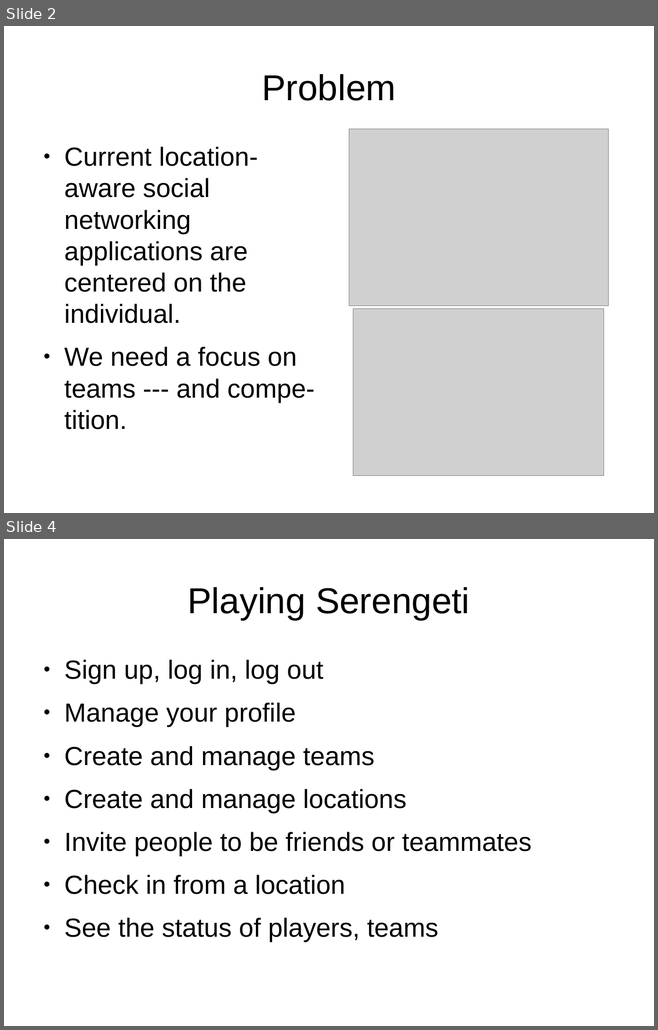
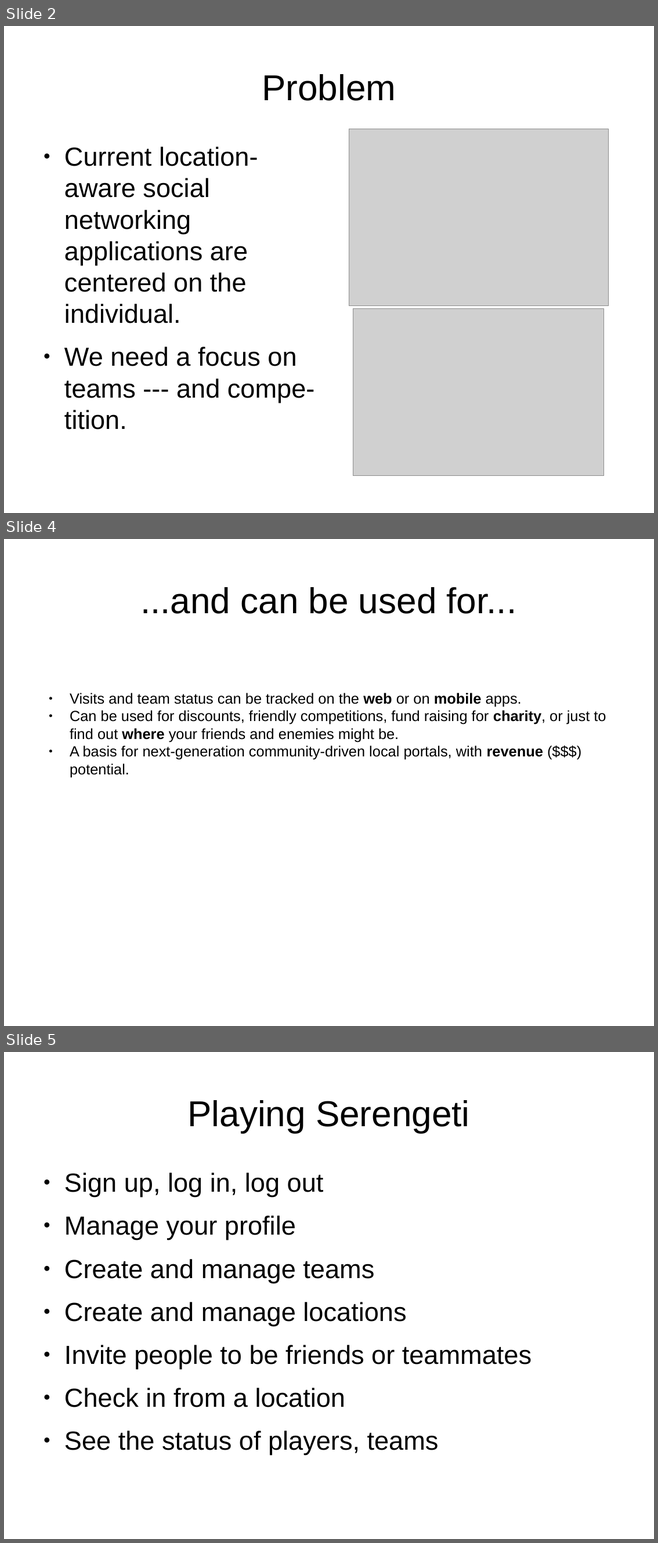
Before and after one commit to lmucs/playserengeti, a slide deck: serengeti/src/site/serengeti.odp. Shown one above the other, each under a label of ours: slides 2 and 4 before the commit, slides 2, 4 and 5 after it; the slides between them are not shown. The pictures are 658x1030 and 658x1543 pixels, drawn with LibreOffice and Linux fonts; fonts in the diff are those of the drawing; grey boxes stand for pictures. Boxes give left, top, right and bottom in pixels: in the first picture for what was removed or moved away, otherwise in the second. Text is boxed around its words. In the diff, an @@ line names an element or a change of style, - is before the commit and + after.

```diff
--- a/serengeti/src/site/serengeti.odp
+++ b/serengeti/src/site/serengeti.odp
@@ slide 4 added at (4,539,654,1026), background #FFFFFF @@
@@ title added at (140,587,517,614), 44 pt, text #000000 @@
+...and can be used for...
@@ text added at (70,693,605,777), 18 pt, text #000000 @@
+  ● Visits and team status can be tracked on the web or on mobile apps.
+  ● Can be used for discounts, friendly competitions, fund raising for charity, or just to find out where your friends and enemies might be.
+  ● A basis for next-generation community-driven local portals, with revenue ($$$) potential.
@@ what was slide 4 is now slide 5 @@
```
Also in this commit, not shown: 6 slides changed, 1 other slide added, 1 slide removed.
